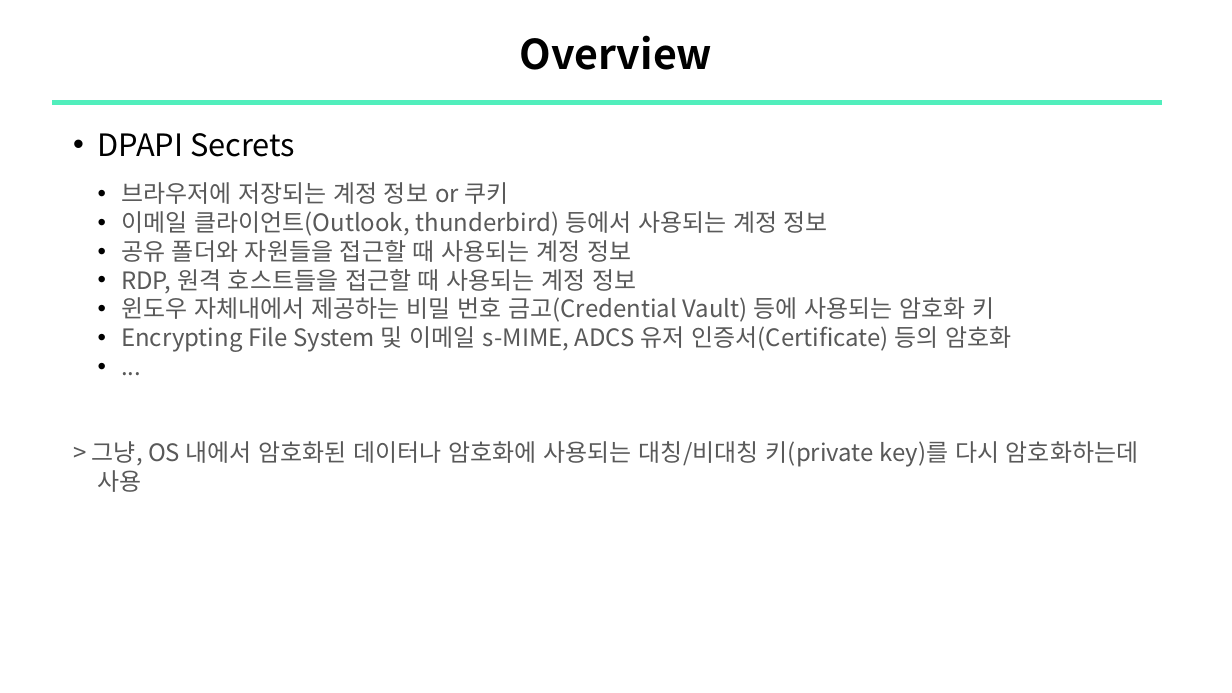
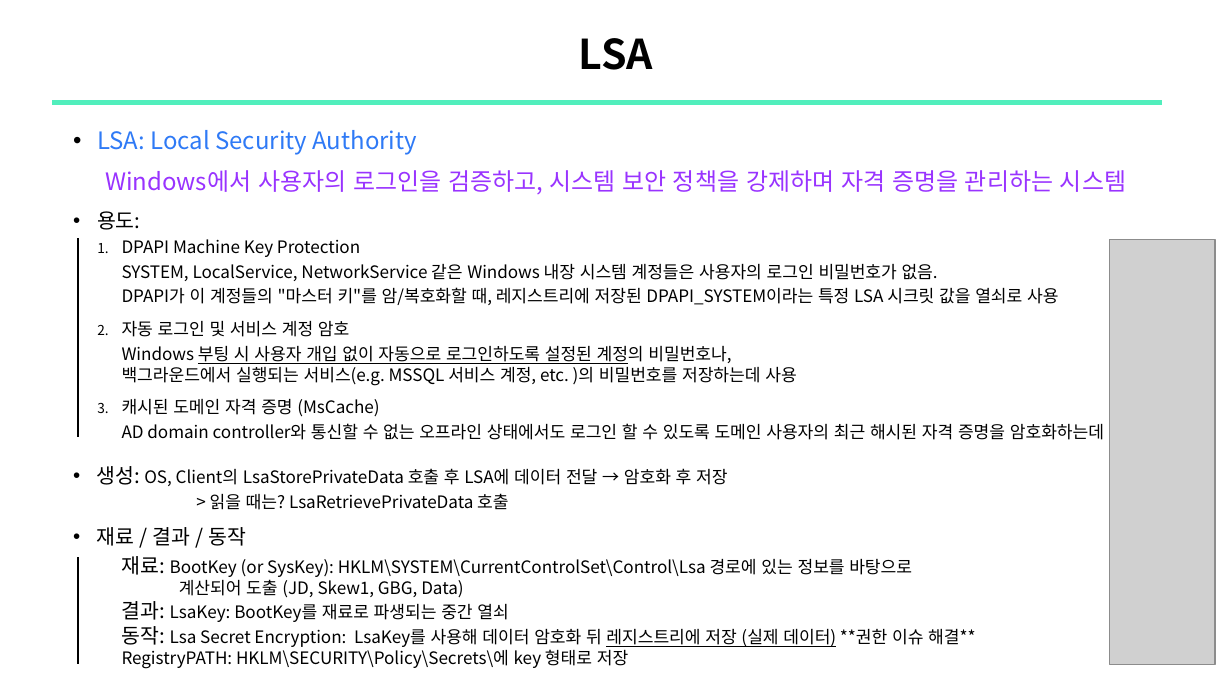
Before and after one commit to sewonpark292/SSL-Seminar, a slide deck: slide 8 of 14_DPAPI.pptx (slide 10 before the commit). Drawn at 1232x693 pixels with LibreOffice and Linux fonts; fonts in the diff are those of the drawing; grey boxes stand for pictures. Boxes give left, top, right and bottom in pixels: in the first picture for what was removed or moved away, otherwise in the second. Text is boxed around its words. In the diff, an @@ line names an element or a change of style, - is before the commit and + after.

Commit message:
upload: DPAPI

```diff
--- a/14_DPAPI.pptx
+++ b/14_DPAPI.pptx
@@ title at (579, 38, 653, 70): text changed @@
-Overview
+LSA
@@ text at (96, 130, 1140, 669): text changed; size 14 to 10 pt; text colour #595959 to #000000 @@
-    • DPAPI Secrets
-      • 브라우저에 저장되는 계정 정보 or 쿠키
-      • 이메일 클라이언트(Outlook, thunderbird) 등에서 사용되는 계정 정보
-      • 공유 폴더와 자원들을 접근할 때 사용되는 계정 정보
-      • RDP, 원격 호스트들을 접근할 때 사용되는 계정 정보
-      • 윈도우 자체내에서 제공하는 비밀 번호 금고(Credential Vault) 등에 사용되는 암호화 키
-      • Encrypting File System 및 이메일 s-MIME, ADCS 유저 인증서(Certificate) 등의 암호화
-      • ...
-      > 그냥, OS 내에서 암호화된 데이터나 암호화에 사용되는 대칭/비대칭 키(private key)를 다시 암호화하는데 사용
+    • LSA: Local Security Authority
+    Windows에서 사용자의 로그인을 검증하고, 시스템 보안 정책을 강제하며 자격 증명을 관리하는 시스템
+    • 용도:
+      1. DPAPI Machine Key Protection
+         SYSTEM, LocalService, NetworkService 같은 Windows 내장 시스템 계정들은 사용자의 로그인 비밀번호가 없음.
+         DPAPI가 이 계정들의 "마스터 키"를 암/복호화할 때, 레지스트리에 저장된 DPAPI_SYSTEM이라는 특정 LSA 시크릿 값을 열쇠로 사용
+      2. 자동 로그인 및 서비스 계정 암호
+         Windows 부팅 시 사용자 개입 없이 자동으로 로그인하도록 설정된 계정의 비밀번호나,
+         백그라운드에서 실행되는 서비스(e.g. MSSQL 서비스 계정, etc. )의 비밀번호를 저장하는데 사용
+      3. 캐시된 도메인 자격 증명 (MsCache)
+         AD domain controller와 통신할 수 없는 오프라인 상태에서도 로그인 할 수 있도록 도메인 사용자의 최근 해시된 자격 증명을 암호화하는데 사용
+      • 생성: OS, Client의 LsaStorePrivateData 호출 후 LSA에 데이터 전달 → 암호화 후 저장
+      > 읽을 때는? LsaRetrievePrivateData 호출
+      • 재료 / 결과 / 동작
+        재료: BootKey (or SysKey): HKLM\SYSTEM\CurrentControlSet\Control\Lsa 경로에 있는 정보를 바탕으로
+        계산되어 도출 (JD, Skew1, GBG, Data)
+        결과: LsaKey: BootKey를 재료로 파생되는 중간 열쇠
+        동작: Lsa Secret Encryption: LsaKey를 사용해 데이터 암호화 뒤 레지스트리에 저장 (실제 데이터) **권한 이슈 해결**
+        RegistryPATH: HKLM\SECURITY\Policy\Secrets\에 key 형태로 저장
@@ line added from (78, 238) to (78, 437), #000000 1.5 pt @@
@@ picture added at (1110, 239, 1215, 664) @@
@@ line added from (78, 557) to (78, 664), #000000 1.5 pt @@
```
Also in this commit, not shown: 8 other slides changed, 8 slides added, 9 slides removed.
